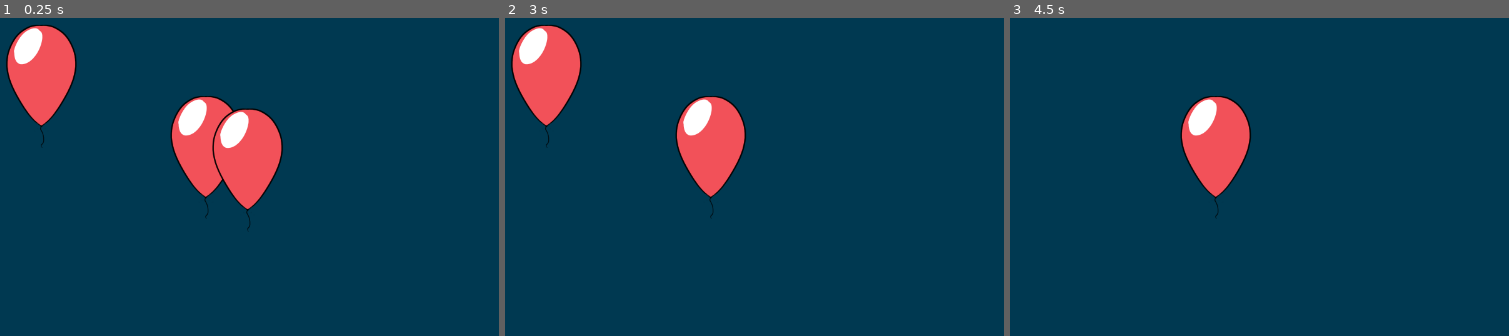
Above: before the commit, frames 1-3 (left to right).
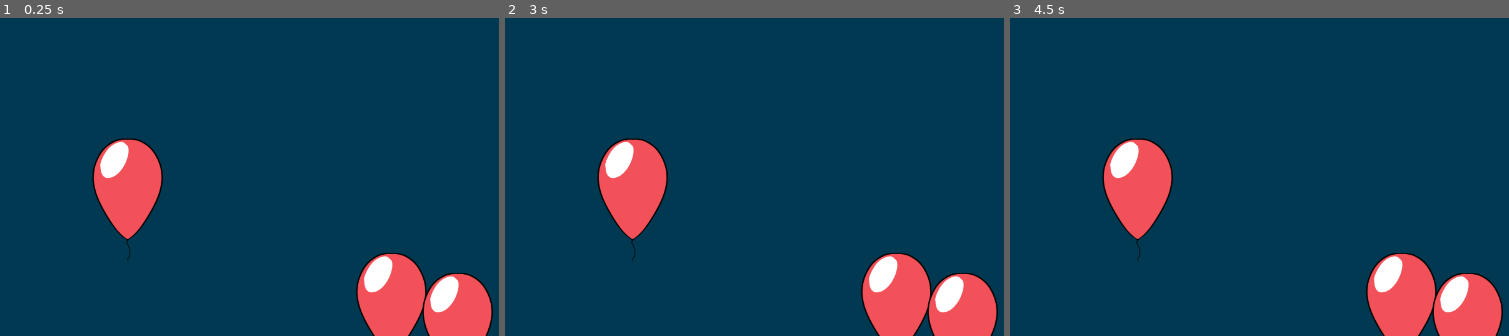
Above: after the commit, the same moments.

Repository: GDAC-at-Davis/GDAC-minigame-framework
Game: Godot game, scene res://minigames/balloon_popper/balloon_popper.tscn
Same seed, same stepped clock (60 frames per second), same inputs: the game is played once before the commit and once after it. This scene is started directly instead of the project's main scene.
Inputs (mouse positions are in pixels of both pictures, inside the frame that each line leads up to):
- Up to frame 1 (0.25 s): no input
- Up to frame 2 (3 s): tap Enter at 0.5, 2 s; move the mouse to (979, 87) at 0.52 s; hold D (right) 0.53-1.28 s; click (979, 87) at 0.6 s; tap Space at 1.25, 2.75 s; move the mouse to (639, 132) at 1.27 s; hold S (down) 1.28-2.03 s; click (639, 132) at 1.35 s; move the mouse to (outside the picture) at 2.02 s; hold D (right) 2.03-2.78 s; click (outside the picture) at 2.1 s; move the mouse to (764, 202) at 2.77 s; hold W (up) from 2.78 s (still down); click (764, 202) at 2.85 s
- Up to frame 3 (4.5 s): tap Enter at 3.5 s; move the mouse to (outside the picture) at 3.52 s; release W (up) at 3.53 s; hold A (left) from 3.53 s (still down); click (outside the picture) at 3.6 s; tap Space at 4.25 s; move the mouse to (1064, 43) at 4.27 s; click (1064, 43) at 4.35 s

The runs differ from the first frame. In frame 1, 18% of the frame differs, in the area x 1-99%, y 2-100%; in frame 2, 15%; in frame 3, 12%.
Error in both runs: Invalid assignment of property or key 'max_value' with value of type 'float' on a base object of type 'Nil'. (res://scripts/minigame_manager.gd:156)

Commit message:
Balloons always spawn within window

Diff:
--- a/MinigameFramework/minigames/balloon_popper/balloon_minigame.gd
+++ b/MinigameFramework/minigames/balloon_popper/balloon_minigame.gd
@@ -21,7 +21,7 @@
 	for i in range(balloon_amount):
 		var balloon: Area2D = balloon_packed_scene.instantiate()
 		add_child(balloon)
-		balloon.global_position = Vector2(randf_range(0, get_viewport().size.x), randf_range(0, get_viewport().size.y))
+		balloon.global_position = Vector2(randf_range(0, get_viewport().get_visible_rect().size.x), randf_range(0, get_viewport().get_visible_rect().size.y))
 
 func win():
 	super()
--- a/MinigameFramework/project.godot
+++ b/MinigameFramework/project.godot
@@ -24,7 +24,6 @@
 window/size/viewport_width=1280
 window/size/viewport_height=720
 window/stretch/mode="viewport"
-window/stretch/scale_mode="integer"
 
 [input]
 
